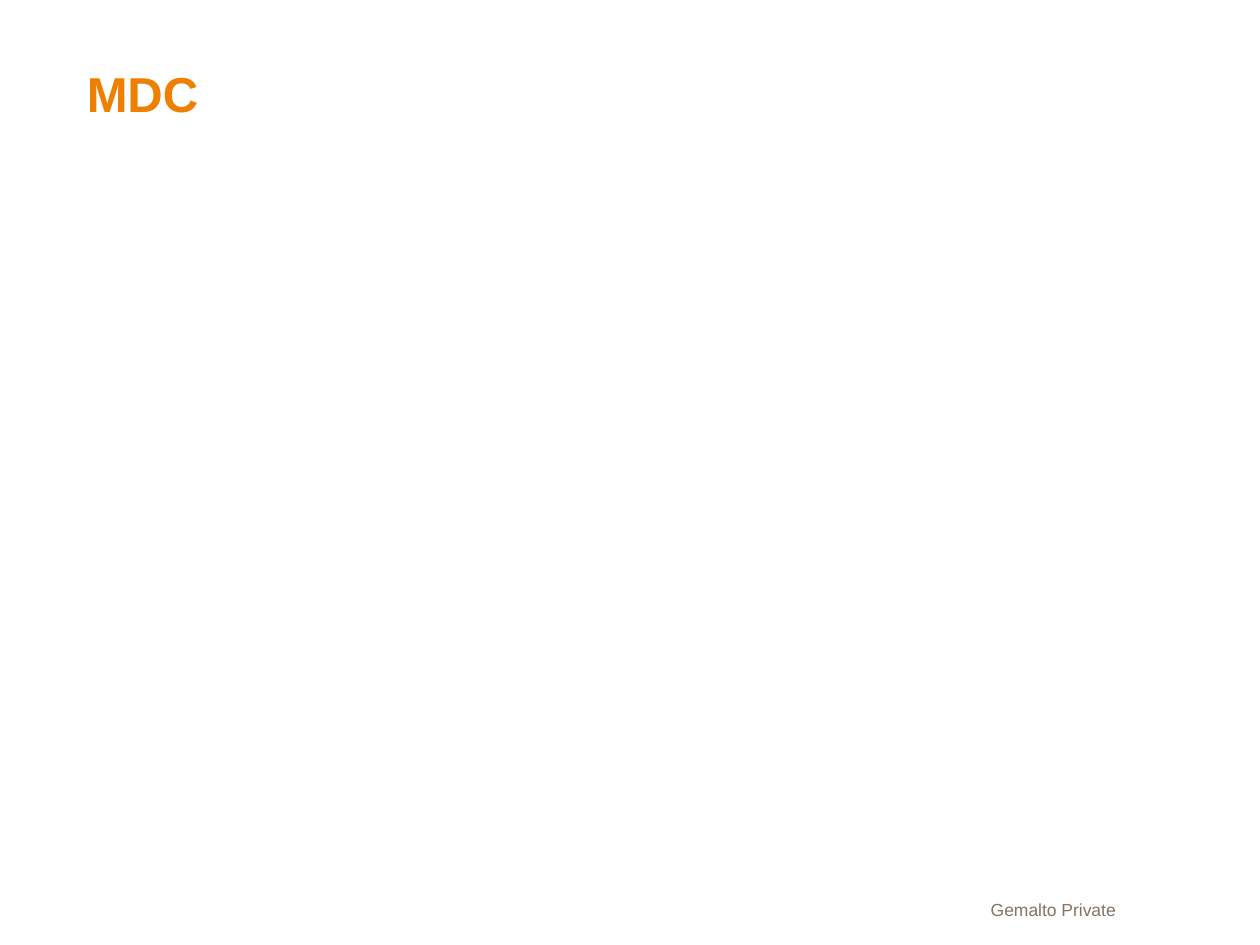
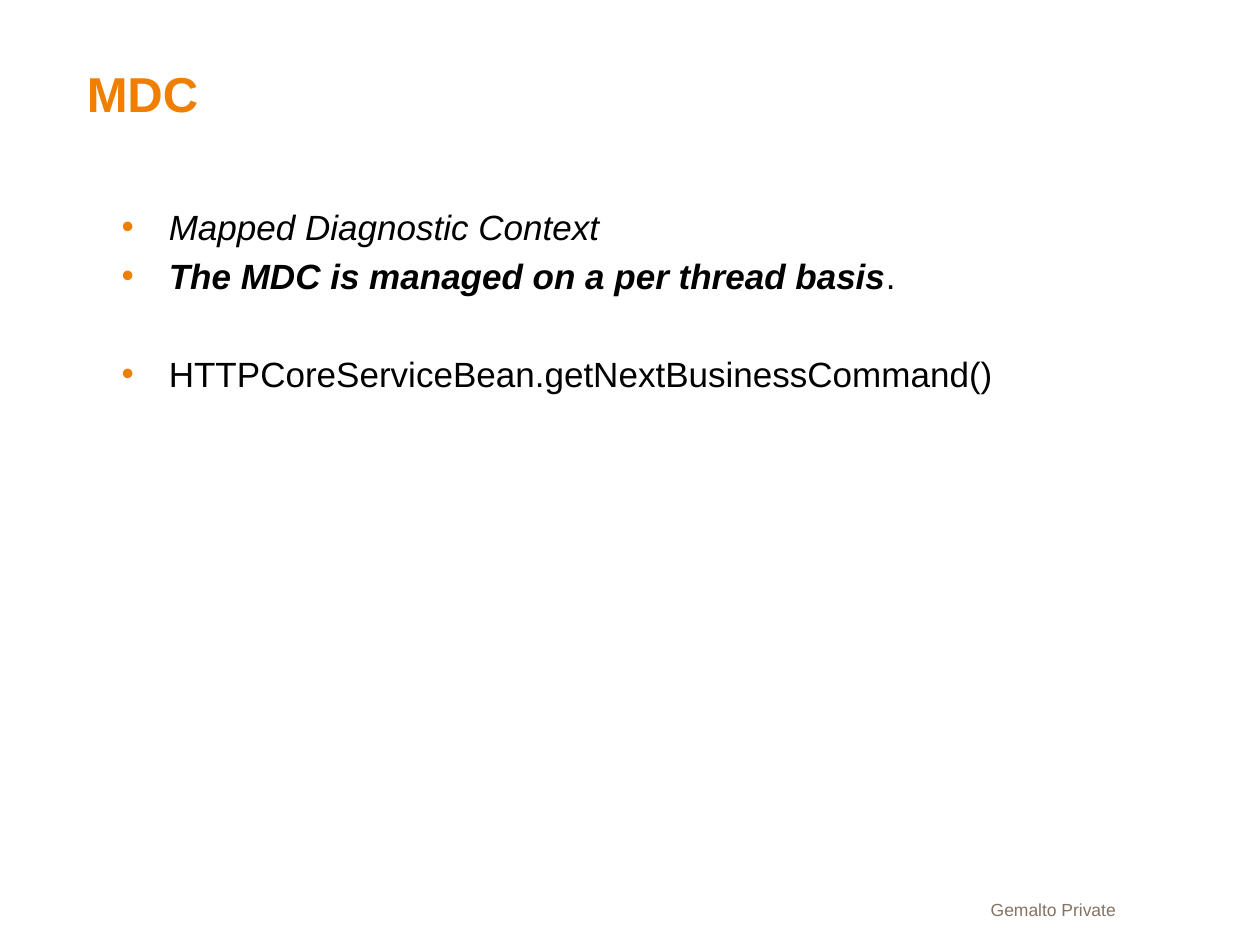
Before and after one commit to li-shengli/selfstudy, a slide deck: slide 7 of PPT/Code Review.pptx. Drawn at 1260x945 pixels with LibreOffice and Linux fonts; fonts in the diff are those of the drawing; background and template pictures are left out. Boxes give left, top, right and bottom in pixels: in the first picture for what was removed or moved away, otherwise in the second. Text is boxed around its words. In the diff, an @@ line names an element or a change of style, - is before the commit and + after.

```diff
--- a/PPT/Code Review.pptx
+++ b/PPT/Code Review.pptx
@@ text added at box(169, 214, 993, 394), 20 pt, text #000000, italic @@
+• Mapped Diagnostic Context
+• The MDC is managed on a per thread basis.
+• HTTPCoreServiceBean.getNextBusinessCommand()
```
Also in this commit, not shown: 3 slides added.
